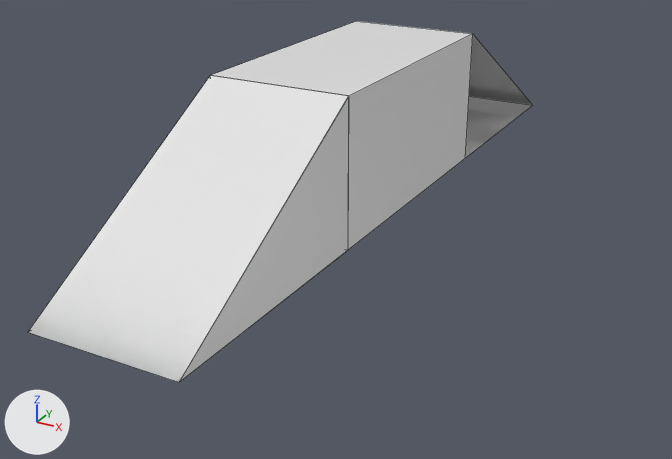
Before and after pictures for a commit that changed the OBJ model src/assets/blocks/bridge_2.obj.
Camera for both pictures: a camera (50 mm lens) standing at (0.12, -0.229, 0.079) and looking at (0.006, -0.02, -0.025). Lighting does not change. The marker at lower left points along +X, +Y and +Z. Mesh edges are drawn as thin lines. Where no turn or scale is listed for an object, it has been applied to the vertices. Vertices at the same position are counted once.

In view in the first picture: '立方体', '立方体.001', '立方体.002_立方体.003'.
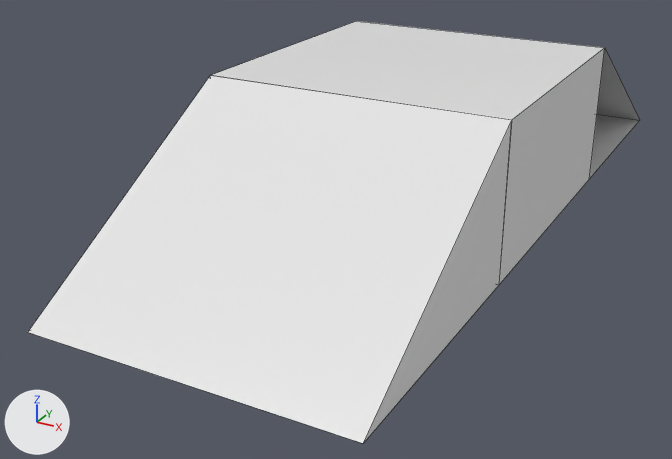
The newer file is also turned or shifted as a whole; pictures and numbers use the older file's frame.

The change, as a list of edits to the scene's bpy script:
```text
Change me_立方体:
    where me_立方体.from_pydata(...)  # 22 vertices, 21 faces; spans x -0.02..0.02, y -0.109..0.109, z -0.02..0.02
    used by ob_立方体; location = (0.0, 0.0, 0.0)
    me_立方体 part 1: the whole mesh is scaled about its middle by (2, 1, 1), then moved by (0.02, 0.0, 0.0)
Remove ob_立方体_001:
    ob_立方体_001 = bpy.data.objects.new('立方体.001', me_立方体_001)
    ob_立方体_001.location = (0.0, 0.0, 0.0)
Remove ob_立方体_002_立方体_003:
    ob_立方体_002_立方体_003 = bpy.data.objects.new('立方体.002_立方体.003', me_立方体_002_立方体_003)
    ob_立方体_002_立方体_003.location = (0.0, 0.0, 0.0)
```

Location of each change, (x1, y1, x2, y2) in pixels of the pictures (672 x 459 px):
'立方体', mesh rescaled (21% wider, 17% taller): before (28, 21, 533, 382); after (28, 21, 640, 443)
'立方体.001', deleted: before (469, 35, 532, 105)
'立方体.002_立方体.003', deleted: before (28, 227, 226, 381)
